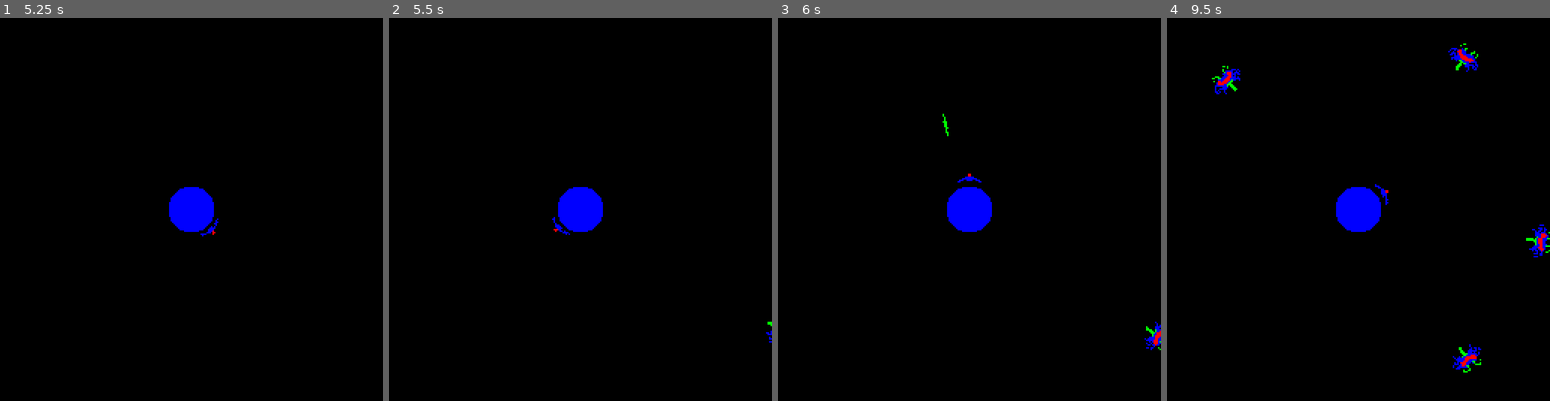
Above: before the commit, frames 1-4 (left to right).
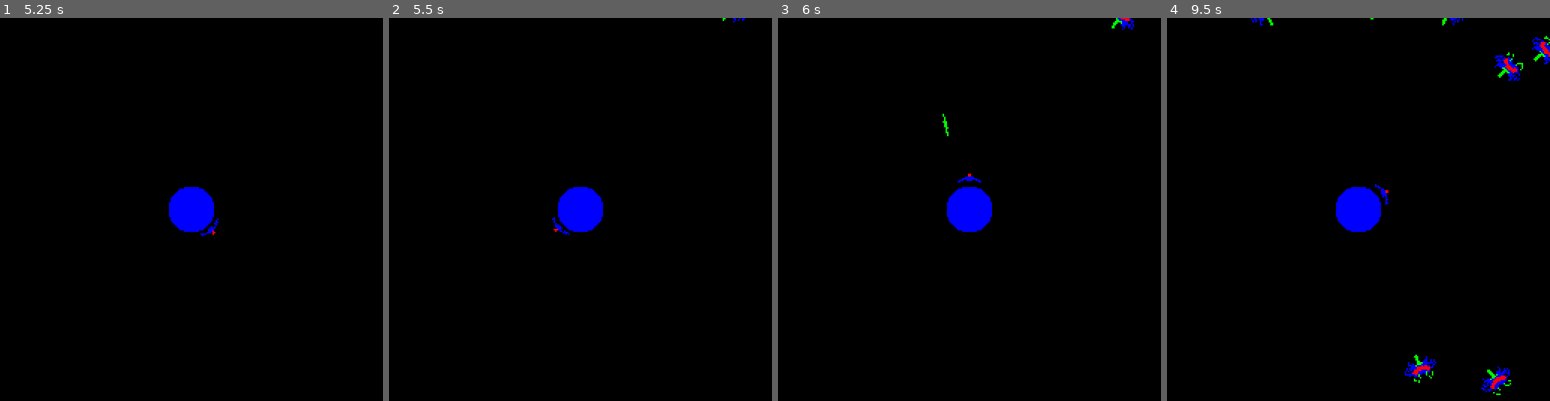
Above: after the commit, the same moments.

Repository: VernalUmbrella/tiniest-planet
Game: Godot game, scene res://scenes/game.tscn
The game is run twice, just before and just after one commit, with the same random seed, the same clock (stepped at 60 frames per second) and the same inputs.
Inputs:
- Up to frame 1 (5.25 s): hold Shift (boost) 0.53-1.28 s; tap Enter at 1.25, 4.25 s; tap Space (shoot) at 1.35, 2.75, 2.85, 4.35 s; hold Shift (boost) 2.03-2.78 s; hold Shift (boost) 3.53-4.28 s; hold Shift (boost) from 5.03 s (still down)
- Up to frame 2 (5.5 s): keep holding Shift (boost)
- Up to frame 3 (6 s): release Shift (boost) at 5.78 s; tap Space (shoot) at 5.85 s
- Up to frame 4 (9.5 s): hold Shift (boost) 6.53-7.28 s; tap Space (shoot) at 7.35, 8.85 s; hold Shift (boost) 8.03-8.78 s

Frame 1 is identical in both runs. In frame 2, less than 0.1% of the frame differs, in the area x 87-100%, y 0-85%; in frame 3, 0.3%; in frame 4, 1.9%, in the area x 11-100%, y 0-99%.

Commit message:
Add random enemy spawning

Diff:
--- a/src/scenes/game.tscn
+++ b/src/scenes/game.tscn
@@ -3,9 +3,9 @@
 [ext_resource type="Script" uid="uid://bm5kn8si0p3ln" path="res://scripts/game.gd" id="1_gee14"]
 [ext_resource type="PackedScene" uid="uid://d0xdamowdnklc" path="res://scenes/combatants/player.tscn" id="2_2mxe4"]
 [ext_resource type="Texture2D" uid="uid://dil224ucsupqi" path="res://sprites/white.png" id="3_m0v4x"]
+[ext_resource type="Script" uid="uid://comglkasikwj" path="res://scripts/enemy_spawner.gd" id="3_u5sy4"]
 [ext_resource type="Shader" uid="uid://bfxc8a76kbq1j" path="res://shaders/colorswap.gdshader" id="4_jx652"]
 [ext_resource type="AudioStream" uid="uid://5dkcj5a7swkl" path="res://audio/soundFiles/TiniestPlanetMusic.ogg" id="6_ar32y"]
-[ext_resource type="PackedScene" uid="uid://26qw0g1kc1jw" path="res://scenes/combatants/enemy.tscn" id="7_u5sy4"]
 
 [sub_resource type="Gradient" id="Gradient_p57ef"]
 offsets = PackedFloat32Array(0, 0.999, 1)
@@ -47,24 +47,12 @@
 position = Vector2(128, 128)
 texture = SubResource("GradientTexture2D_u5sy4")
 
+[node name="EnemySpawner" type="Node2D" parent="."]
+position = Vector2(128, 128)
+script = ExtResource("3_u5sy4")
+
 [node name="Player" parent="." instance=ExtResource("2_2mxe4")]
 position = Vector2(128, 127)
-
-[node name="Enemy" parent="." instance=ExtResource("7_u5sy4")]
-position = Vector2(128, 128)
-rotation = 1.56207
-
-[node name="Enemy2" parent="." instance=ExtResource("7_u5sy4")]
-position = Vector2(128, 128)
-rotation = 0.794125
-
-[node name="Enemy3" parent="." instance=ExtResource("7_u5sy4")]
-position = Vector2(128, 128)
-rotation = -0.340339
-
-[node name="Enemy4" parent="." instance=ExtResource("7_u5sy4")]
-position = Vector2(128, 128)
-rotation = -1.74533
 
 [node name="FrontLayer" type="CanvasLayer" parent="."]
 
--- a/src/scripts/enemy.gd
+++ b/src/scripts/enemy.gd
@@ -2,7 +2,7 @@
 extends Node2D
 
 @export var fall_speed: float = 8.0
-@export_range(0, 360, 0.1, "radians_as_degrees") var angular_speed: float = 0.1
+@export_range(0, 360, 0.1, "radians_as_degrees") var angular_speed: float = 0.05
 
 @onready var orbit: Area2D = $Orbit
 
--- /dev/null
+++ b/src/scripts/enemy_spawner.gd
@@ -0,0 +1,38 @@
+class_name EnemySpawner
+extends Node2D
+
+
+const EnemyScene := preload("res://scenes/combatants/enemy.tscn")
+
+@export_category("Spawn Interval")
+@export var average_spawn_time: float = 1.0
+@export var spawn_time_deviation: float = 0.7
+@export_category("Enemy Stats")
+@export var speed_deviation: float = 0.2
+@export var angular_speed_deviation: float = 0.2
+
+var timer: Timer
+
+
+func _ready() -> void:
+	timer = Timer.new()
+	assert(average_spawn_time > spawn_time_deviation, "Deviation should be smaller than average spawn time")
+	timer.timeout.connect(_on_timer_timeout)
+	add_child(timer)
+	_on_timer_timeout()
+
+
+func spawn_enemy() -> void:
+	var new_enemy: Enemy = EnemyScene.instantiate()
+	new_enemy.rotation = randf_range(0, TAU)
+	new_enemy.fall_speed *= randf_range(1-speed_deviation, 1+speed_deviation)
+	new_enemy.angular_speed *= randf_range(1-angular_speed_deviation, 1+angular_speed_deviation)
+	if randf() < 0.5:
+		new_enemy.angular_speed *= -1
+	add_child(new_enemy)
+
+
+func _on_timer_timeout() -> void:
+	timer.wait_time = randf_range(average_spawn_time - spawn_time_deviation, average_spawn_time + spawn_time_deviation)
+	timer.start()
+	spawn_enemy()
Not shown, added: src/scripts/enemy_spawner.gd.uid
